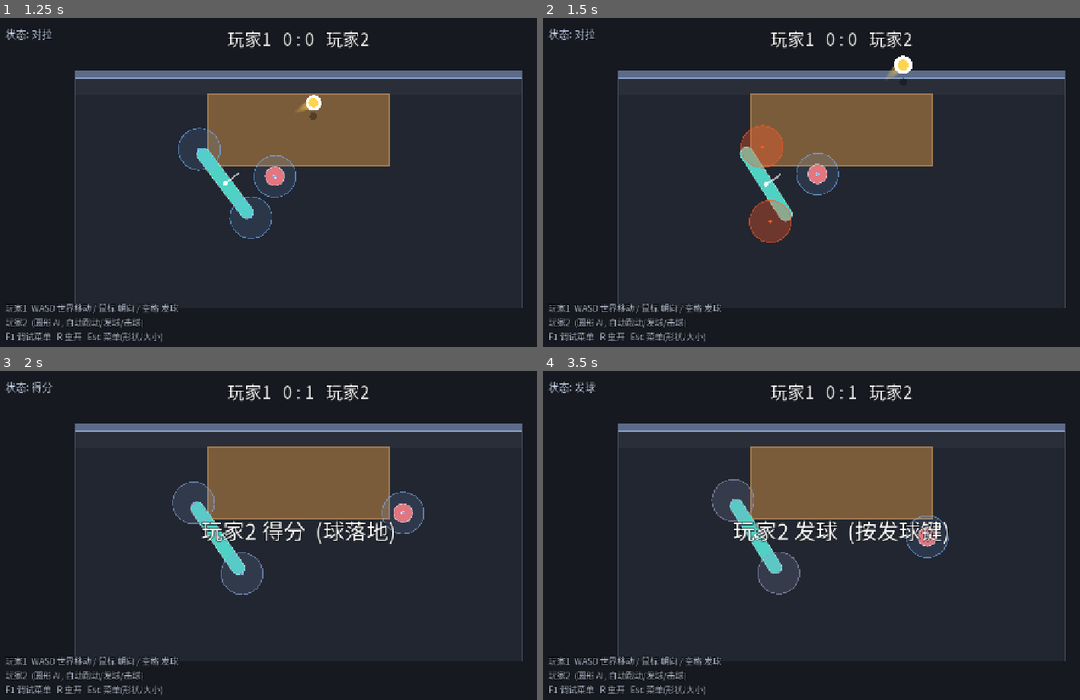
Above: before the commit, frames 1-4 (two rows, left to right).
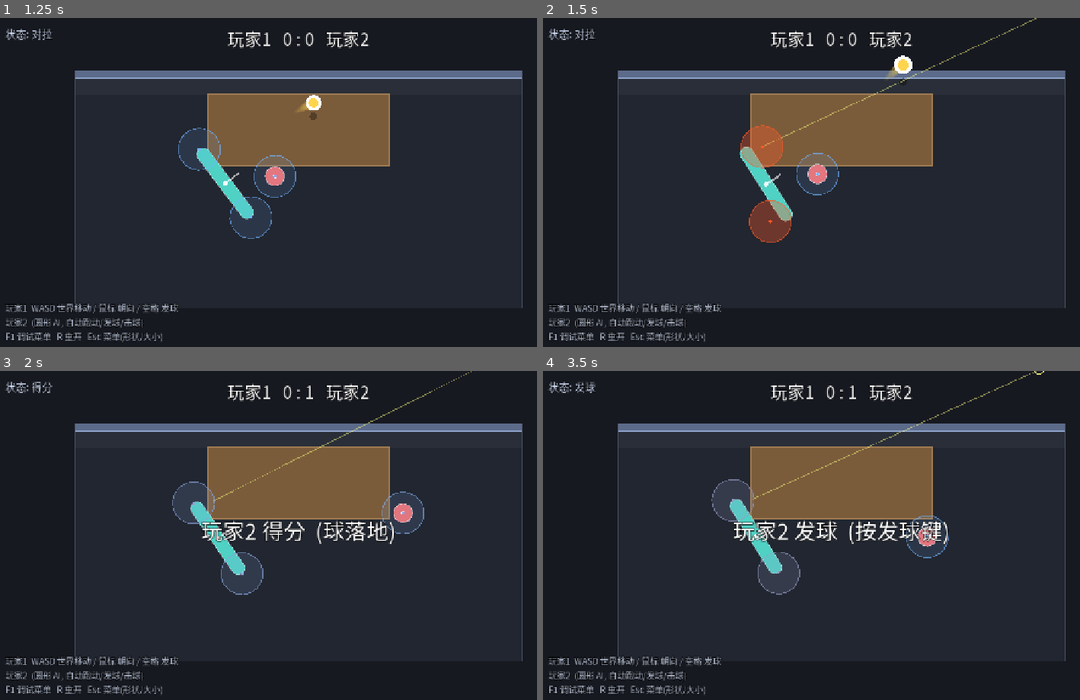
Above: after the commit, the same moments.

Repository: shuperidou/BMA-Arena
Game: Godot game, scene res://scenes/Main.tscn
Two runs of this game, one before a commit and one after it. Both use one fixed random seed, a clock stepped at 60 frames per second and the inputs below.
Inputs (mouse positions are in pixels of both pictures, inside the frame that each line leads up to):
- Up to frame 1 (1.25 s): tap Enter at 0.5 s; move the mouse to (434, 172) at 0.52 s; hold D from 0.53 s (still down); tap P at 0.6 s; click (434, 172) at 0.67 s; tap Space at 0.77 s
- Up to frame 2 (1.5 s): release D at 1.25 s; drag from (720, 205) to (811, 258) at 1.27 s
- Up to frame 3 (2 s): no input
- Up to frame 4 (3.5 s): move the mouse to (902, 466) at 2.02 s; hold D 2.03-2.75 s; tap 2 at 2.1 s; tap P at 2.3 s; tap Space at 2.75 s; drag from (811, 611) to (661, 489) at 2.77 s

Frame 1 is identical in both runs. In frame 2, 0.2% of the frame differs, in the area x 41-92%, y 0-40%; in frame 3, 0.1%; in frame 4, 0.2%, in the area x 39-94%, y 0-40%.

Commit message:
feat(feel): landing prediction line - while dragging, preview the shot trajectory + landing (same formula as HitSystem, no state change). Toggle: F1 menu key P (GameConfig.debug_show_preview)

Diff:
--- a/scripts/autoload/game_config.gd
+++ b/scripts/autoload/game_config.gd
@@ -326,6 +326,7 @@
 var debug_show_zones: bool = true    ## 6: 场地 / 桌 / 墙
 var debug_show_block_hud: bool = true ## 7: 屏幕上方 阻挡/救球 文字提示
 var debug_ai_smash: bool = true       ## 8: AI 也使用扣杀 (默认开, F1 可关)
+var debug_show_preview: bool = true    ## 击球落点预测线 (玩家拖动时显示预计轨迹+落点)
 
 # ============================================================
 #  K. 输入 (physical keycodes)
--- a/scripts/core/main.gd
+++ b/scripts/core/main.gd
@@ -111,6 +111,9 @@
 		KEY_0:
 			if debug_layer.enabled:
 				_toggle_flag("ai_save_enabled")
+		KEY_P:
+			if debug_layer.enabled:
+				_toggle_flag("debug_show_preview")
 		KEY_R:
 			match_ref.restart()
 		KEY_1:
--- a/scripts/player/player_controller.gd
+++ b/scripts/player/player_controller.gd
@@ -65,6 +65,9 @@
 var _prev_drag_valid: bool = false
 var _body_color: Color = Color(0.31, 0.82, 0.77)
 var _shape_poly: CollisionPolygon2D = null  ## 形状碰撞体 (与显示完全同步)
+var _preview_pts: PackedVector2Array = PackedVector2Array()  ## 击球落点预测折线 (世界坐标)
+var _preview_land: Vector2 = Vector2.ZERO                   ## 预测落点
+var _preview_has: bool = false                              ## 是否有有效预测可画
 var _circle_body: bool = false              ## 圆身模式 (AI vs AI 里让 P1 与 P2 一样是圆)
 var _circle_shape: CollisionShape2D = null  ## 圆身模式的碰撞体 (半径与圆形 AI 相同)
 
@@ -287,6 +290,7 @@
 		drag_rad = clampf(dx * GameConfig.drag_rot_sensitivity,
 			-GameConfig.drag_rot_max, GameConfig.drag_rot_max)
 	_recenter_body(state, step, GameConfig.table_center, drag_rad)
+	_compute_preview()
 
 ## 强回正: 快速转向"面向桌中心" (drag_rad = 鼠标拖动带来的小偏角; AI 传 0)。
 func _recenter_body(state: PhysicsDirectBodyState2D, step: float, aim_point: Vector2, drag_rad: float) -> void:
@@ -308,6 +312,57 @@
 	var l: float = _shape_half()
 	hit_points[0].position = Vector2(0.0, -l) + hit_zone_offset_local  # 前端 A
 	hit_points[1].position = Vector2(0.0, l) - hit_zone_offset_local   # 后端 B
+
+## 击球落点预测: 用当前挥速(与 HitSystem 同公式)算出球被击后的水平折线(含一次墙反射) + 落点。
+## 仅供玩家"看得见会打向哪、多用力", 不改任何状态。
+func _compute_preview() -> void:
+	_preview_has = false
+	if not GameConfig.debug_show_preview or ai_enabled or input_scheme == null or hit_points.is_empty():
+		return
+	if ball == null or ball.state != GameTypes.BallState.LIVE or not input_scheme.is_dragging():
+		return
+	var zone: HitPoint = hit_points[0]
+	var facing: Vector2 = Vector2.RIGHT.rotated(rotation)
+	var perp: Vector2 = facing.rotated(PI * 0.5)
+	var ref: float = maxf(GameConfig.hit_zone_speed_ref, 1.0)
+	var zv: Vector2 = zone.swing_velocity
+	var v_along: float = zv.dot(facing)
+	var v_perp: float = zv.dot(perp)
+	var t: float = clampf(absf(v_along) / ref, 0.0, 1.0)
+	var strength: float = pow(t, maxf(GameConfig.hit_speed_curve, 0.05))
+	var speed: float = lerpf(GameConfig.hit_speed_min, GameConfig.hit_speed_max, strength)
+	var zspeed: float = zv.length()
+	var swing: Vector2 = zv / zspeed if zspeed > 1.0 else Vector2.ZERO
+	var outward: Vector2 = zone.global_position - global_position
+	outward = outward.normalized() if outward.length() > 1.0 else facing
+	var bias: Vector2 = outward * GameConfig.position_bias_weight + swing
+	var raw_dir: Vector2 = (facing + bias * GameConfig.hit_direction_strength).normalized()
+	var perp_t: float = clampf(v_perp / ref, -1.0, 1.0)
+	var vz: float = clampf(GameConfig.hit_vz_v0 + perp_t * GameConfig.hit_vz_perp_gain,
+		GameConfig.hit_vz_min, GameConfig.hit_vz_max)
+	var from: Vector2 = zone.global_position
+	var z0: float = maxf(ball.z, GameConfig.table_z)
+	var g: float = maxf(GameConfig.ball_gravity, 1.0)
+	var dsc: float = vz * vz + 2.0 * g * (z0 - GameConfig.table_z)
+	var t_land: float = (vz + sqrt(maxf(dsc, 0.0))) / g
+	if t_land <= 0.001:
+		return
+	var wall_y: float = GameConfig.wall_inner_y()
+	var pts := PackedVector2Array()
+	pts.append(from)
+	var land: Vector2 = from + raw_dir * speed * t_land
+	if raw_dir.y < -0.0001:
+		var tw: float = (wall_y - from.y) / raw_dir.y
+		if tw > 0.0 and tw < t_land:
+			var wp: Vector2 = from + raw_dir * speed * tw
+			pts.append(wp)
+			var rdir := Vector2(raw_dir.x, -raw_dir.y)
+			land = wp + rdir * speed * (t_land - tw)
+	pts.append(land)
+	_preview_pts = pts
+	_preview_land = land
+	_preview_has = true
+	queue_redraw()
 
 ## 期望的世界移动方向 (默认来自输入; ai_enabled 时由 AI 决定)。
 func _desired_move_dir(state: PhysicsDirectBodyState2D) -> Vector2:
@@ -385,6 +440,13 @@
 	return float(Time.get_ticks_msec()) / 1000.0
 
 func _draw() -> void:
+	if _preview_has:
+		var lp := PackedVector2Array()
+		for w in _preview_pts:
+			lp.append(to_local(w))
+		if lp.size() >= 2:
+			draw_polyline(lp, Color(1, 1, 0.5, 0.45), 2.0)
+		draw_arc(to_local(_preview_land), 9.0, 0.0, TAU, 20, Color(1, 1, 0.5, 0.85), 2.0)
 	if _circle_body:
 		draw_circle(Vector2.ZERO, 20.0, _body_color)
 		draw_arc(Vector2.ZERO, 20.0, 0.0, TAU, 32, Color(1, 1, 1, 0.5), 2.0)
--- a/scripts/ui/hud.gd
+++ b/scripts/ui/hud.gd
@@ -76,7 +76,8 @@
 		+ " 7  阻挡/救球提示: %s\n" % _mark(GameConfig.debug_show_block_hud) \
 		+ " 8  AI扣杀: %s\n" % _mark(GameConfig.debug_ai_smash) \
 		+ " 9  AI多样化: %s\n" % _mark(GameConfig.ai_diverse) \
-		+ " 0  AI救球: %s" % _mark(GameConfig.ai_save_enabled)
+		+ " 0  AI救球: %s\n" % _mark(GameConfig.ai_save_enabled) \
+		+ " P  落点预测线: %s" % _mark(GameConfig.debug_show_preview)
 
 func _mark(b: bool) -> String:
 	return "开" if b else "关"
